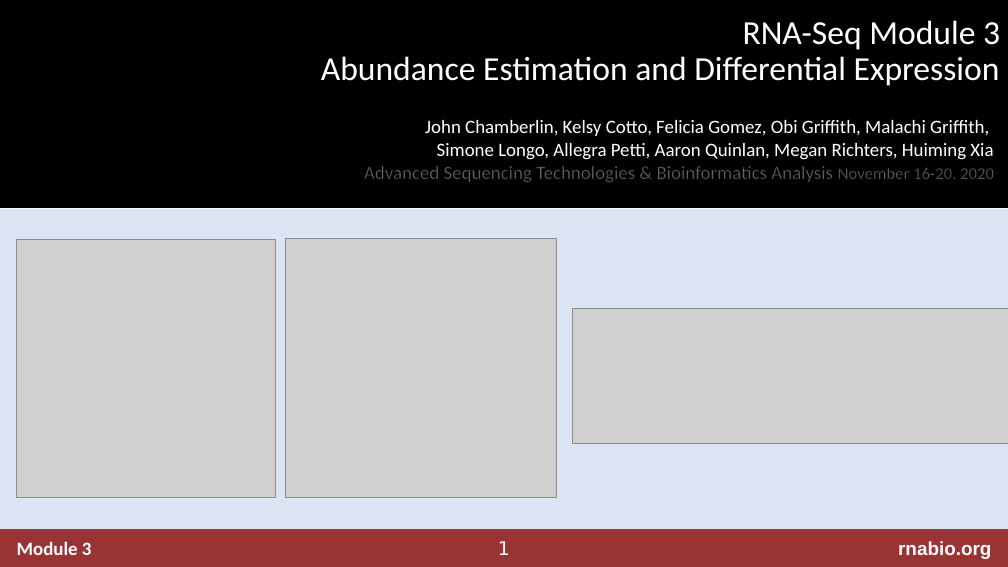
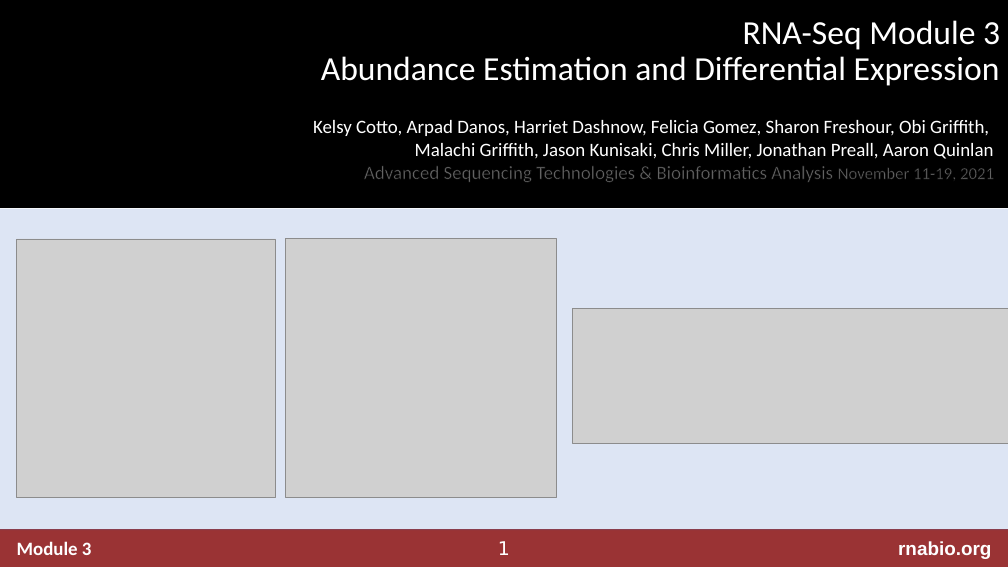
Before and after one commit to griffithlab/rnabio.org, a slide deck: slide 1 of assets/lectures/cshl/2021/full/RNASeq_Module3_AbundanceEstimation_DifferentialExpression.pptx. Drawn at 1008x567 pixels with LibreOffice and Linux fonts; fonts in the diff are those of the drawing; grey boxes stand for pictures; background and template pictures are left out. Boxes give left, top, right and bottom in pixels: in the first picture for what was removed or moved away, otherwise in the second. Text is boxed around its words. In the diff, an @@ line names an element or a change of style, - is before the commit and + after.

```diff
--- a/assets/lectures/cshl/2021/full/RNASeq_Module3_AbundanceEstimation_DifferentialExpression.pptx
+++ b/assets/lectures/cshl/2021/full/RNASeq_Module3_AbundanceEstimation_DifferentialExpression.pptx
@@ text at <box>313,120,994,182</box>: text changed @@
-John Chamberlin, Kelsy Cotto, Felicia Gomez, Obi Griffith, Malachi Griffith,
-Simone Longo, Allegra Petti, Aaron Quinlan, Megan Richters, Huiming Xia
-Advanced Sequencing Technologies & Bioinformatics Analysis November 16-20, 2020
+Kelsy Cotto, Arpad Danos, Harriet Dashnow, Felicia Gomez, Sharon Freshour, Obi Griffith,
+Malachi Griffith, Jason Kunisaki, Chris Miller, Jonathan Preall, Aaron Quinlan
+Advanced Sequencing Technologies & Bioinformatics Analysis November 11-19, 2021
```
Also in this commit, not shown: 5 other files.
